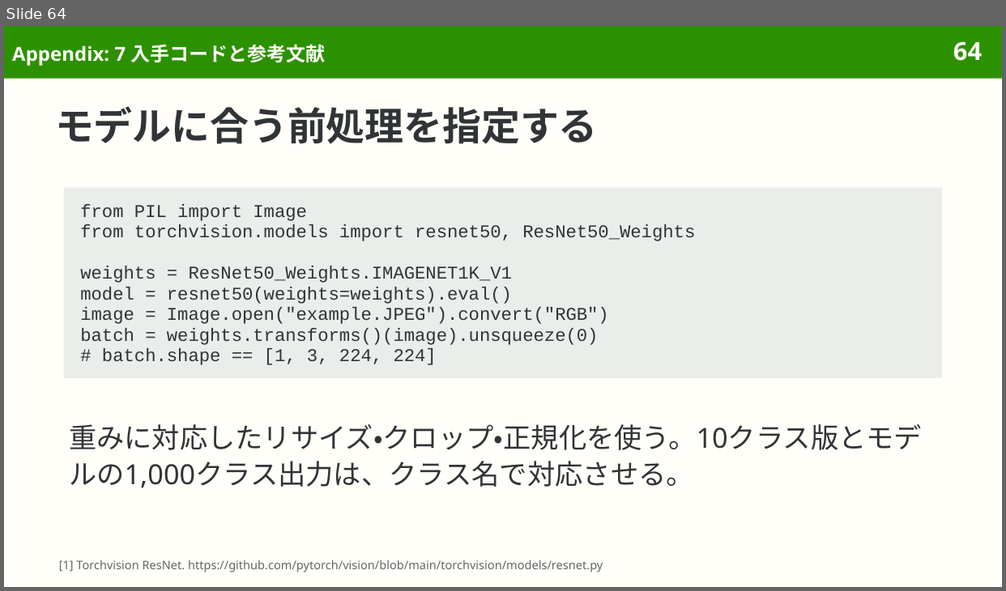
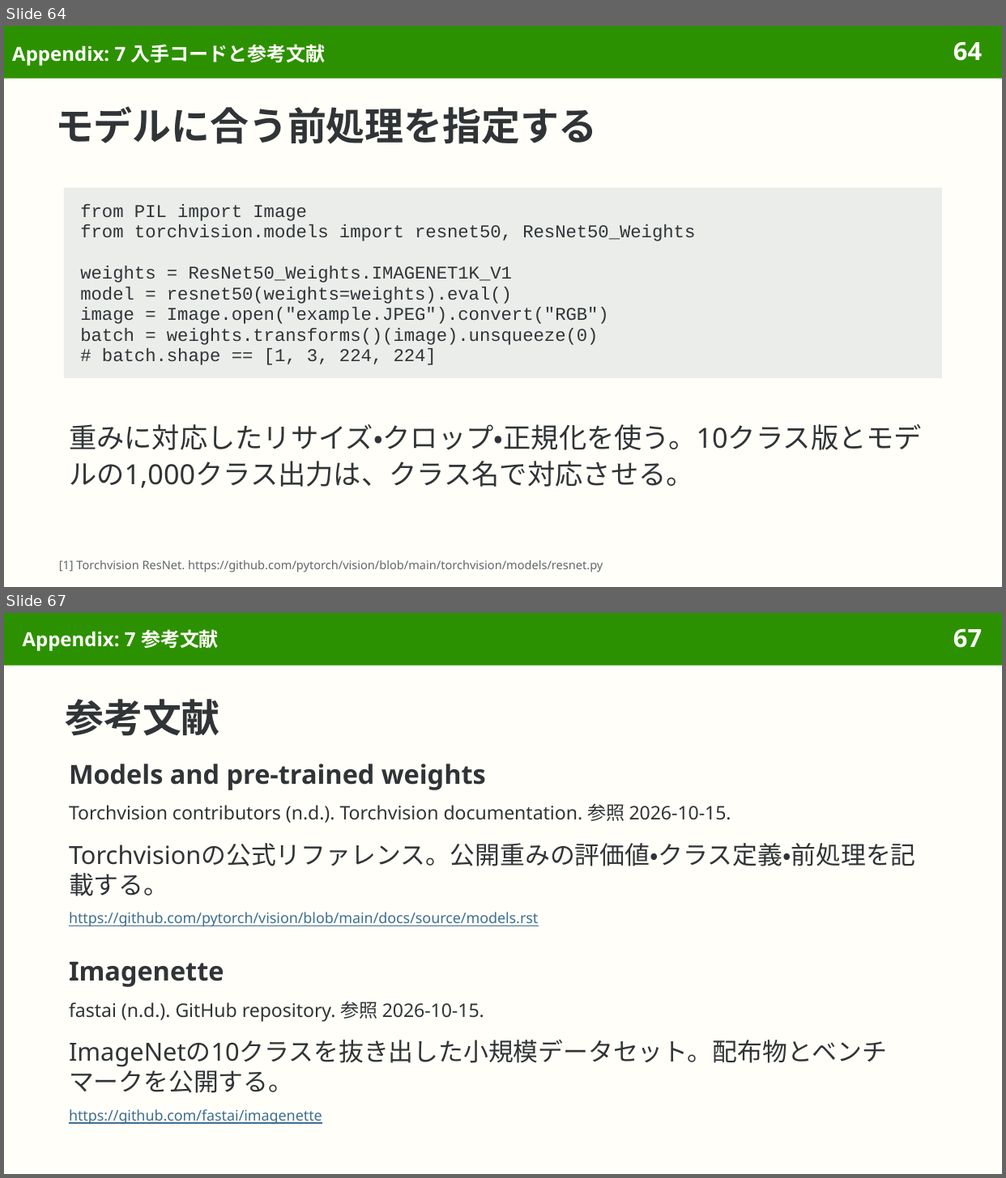
Before and after one commit to sasakiy84/datasets-in-10-minutes, a slide deck: slides/datasets-in-10-minutes-imagenet.pptx. Shown one above the other, each under a label of ours: slide 64 before the commit, slides 64 and 67 after it; the slides between them are not shown. The pictures are 1006x591 and 1006x1178 pixels, drawn with LibreOffice and Linux fonts; fonts in the diff are those of the drawing. Boxes give left, top, right and bottom in pixels: in the first picture for what was removed or moved away, otherwise in the second. Text is boxed around its words. In the diff, an @@ line names an element or a change of style, - is before the commit and + after.

```diff
--- a/slides/datasets-in-10-minutes-imagenet.pptx
+++ b/slides/datasets-in-10-minutes-imagenet.pptx
@@ slide 67 added at (4,613,1002,1174), background #FFFEF8; not listed: 2 template elements that a slide beside it also shows @@
@@ title added at (23,629,219,651), 14 pt, text #FFFEF8, bold @@
+Appendix: 7 参考文献
@@ title added at (65,699,219,736), 28 pt, text #303437, bold @@
+参考文献
@@ text added at (69,764,486,790), 19 pt, text #303437, bold @@
+Models and pre-trained weights
@@ text added at (69,803,731,823), 13.5 pt, text #303437 @@
+Torchvision contributors (n.d.). Torchvision documentation. 参照 2026-10-15.
@@ text added at (69,843,916,897), 18 pt, text #303437 @@
+Torchvisionの公式リファレンス。公開重みの評価値・クラス定義・前処理を記載する。
@@ text added at (69,912,538,927), 10.5 pt, text #3F6F8F, underline @@
+https://github.com/pytorch/vision/blob/main/docs/source/models.rst
@@ text added at (69,961,224,987), 19 pt, text #303437, bold @@
+Imagenette
@@ text added at (69,1001,484,1022), 13.5 pt, text #303437 @@
+fastai (n.d.). GitHub repository. 参照 2026-10-15.
@@ text added at (69,1040,887,1093), 18 pt, text #303437 @@
+ImageNetの10クラスを抜き出した小規模データセット。配布物とベンチマークを公開する。
@@ text added at (69,1110,322,1125), 10.5 pt, text #3F6F8F, underline @@
+https://github.com/fastai/imagenette
```
Also in this commit, not shown: 4 other slides added, 3 slides removed, 10 other files.
